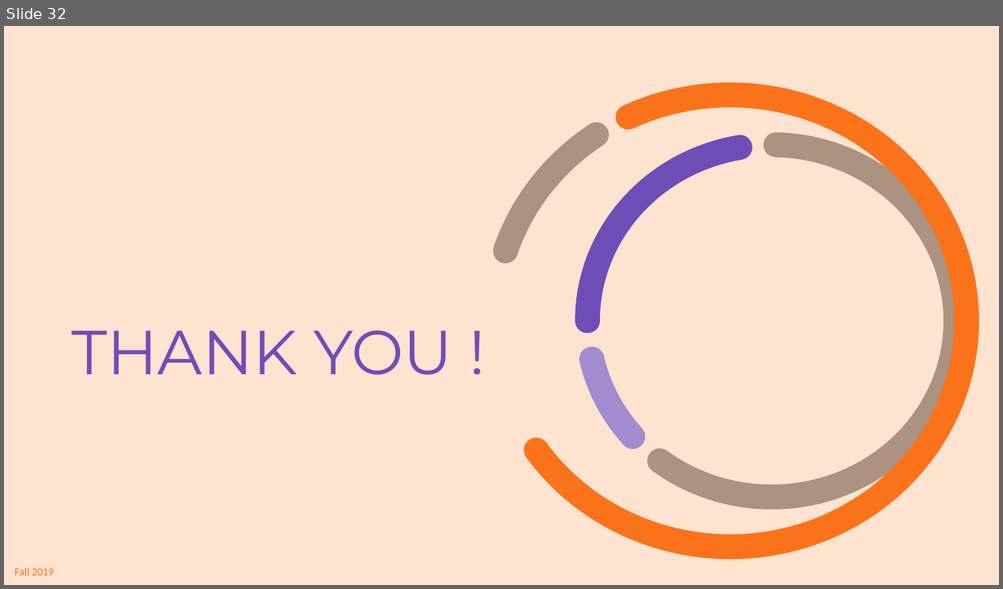
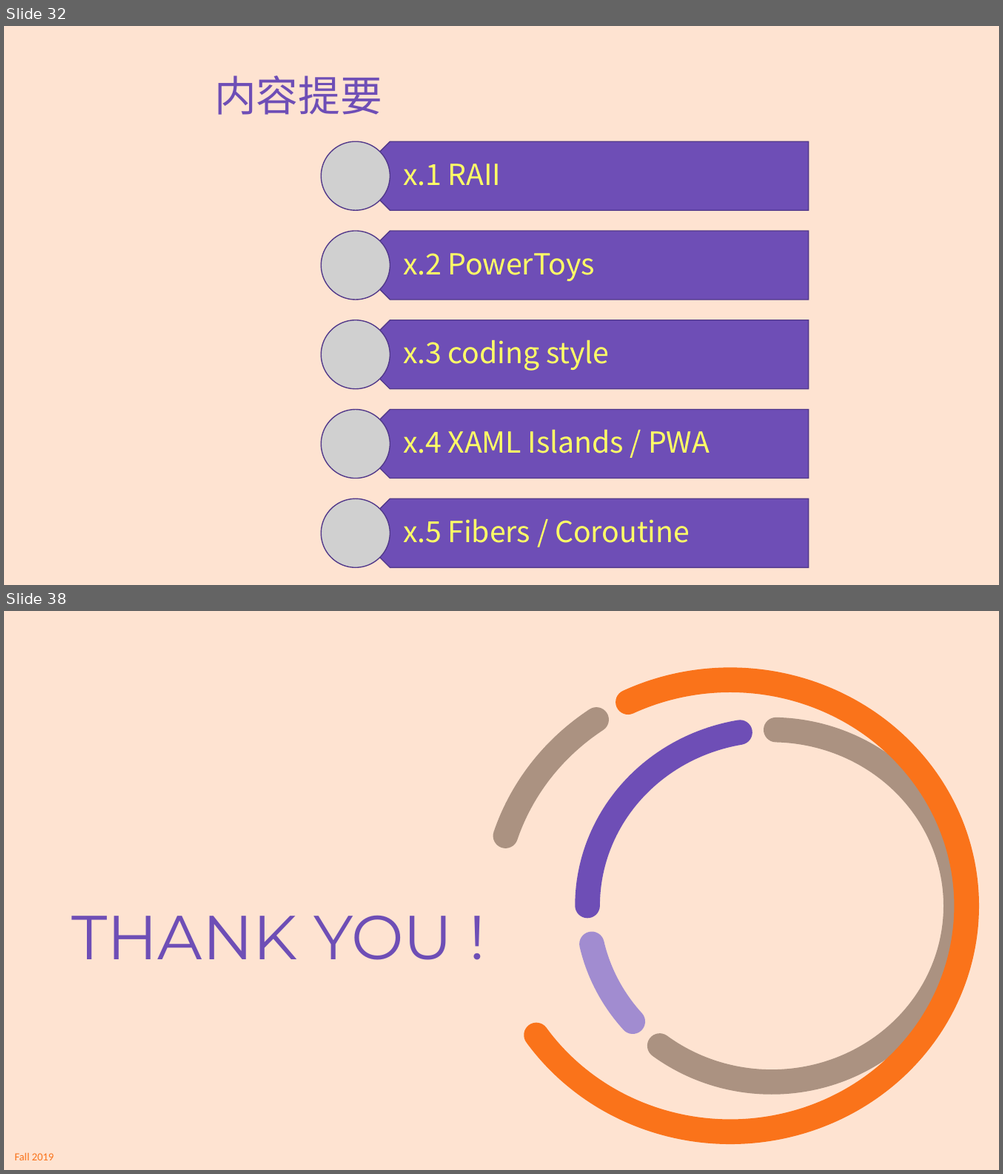
Before and after one commit to principleWindows/win-principle-2021, a slide deck: slides/instruction/principleWindows_extra.pptx. Shown one above the other, each under a label of ours: slide 32 before the commit, slides 32 and 38 after it; the slides between them are not shown. The pictures are 1003x589 and 1003x1174 pixels, drawn with LibreOffice and Linux fonts; fonts in the diff are those of the drawing; grey boxes stand for pictures; background and template pictures are left out. Boxes give left, top, right and bottom in pixels: in the first picture for what was removed or moved away, otherwise in the second. Text is boxed around its words. In the diff, an @@ line names an element or a change of style, - is before the commit and + after.

Commit message:
fiber and coroutine

```diff
--- a/slides/instruction/principleWindows_extra.pptx
+++ b/slides/instruction/principleWindows_extra.pptx
@@ slide 32 added at (4, 26, 999, 585), background #FEE3D1 @@
@@ title added at (214, 76, 382, 115), 40.5 pt, text #6E4EB6 @@
+内容提要
@@ group added at (321, 141, 808, 568): 5 pentagon arrows, 5 texts, 5 pictures @@
+x.1 RAII
+x.2 PowerToys
+x.3 coding style
+x.4 XAML Islands / PWA
+x.5 Fibers / Coroutine
@@ what was slide 32 is now slide 38 @@
```
Also in this commit, not shown: 29 slides changed, 5 other slides added, 4 other files.
